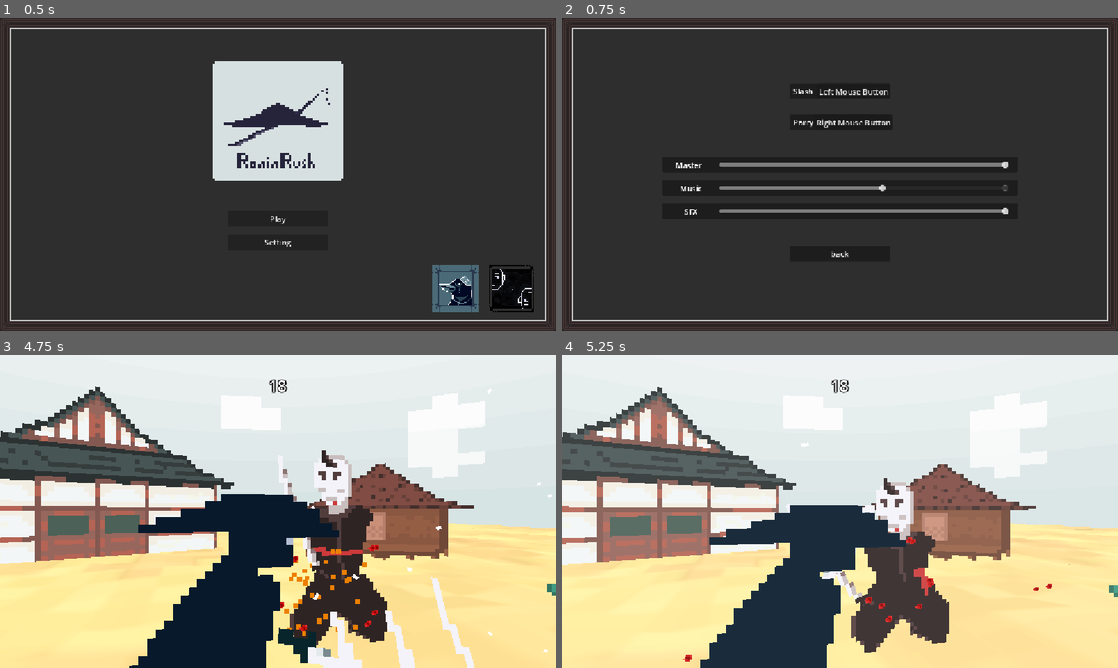
Above: before the commit, frames 1-4 (two rows, left to right).
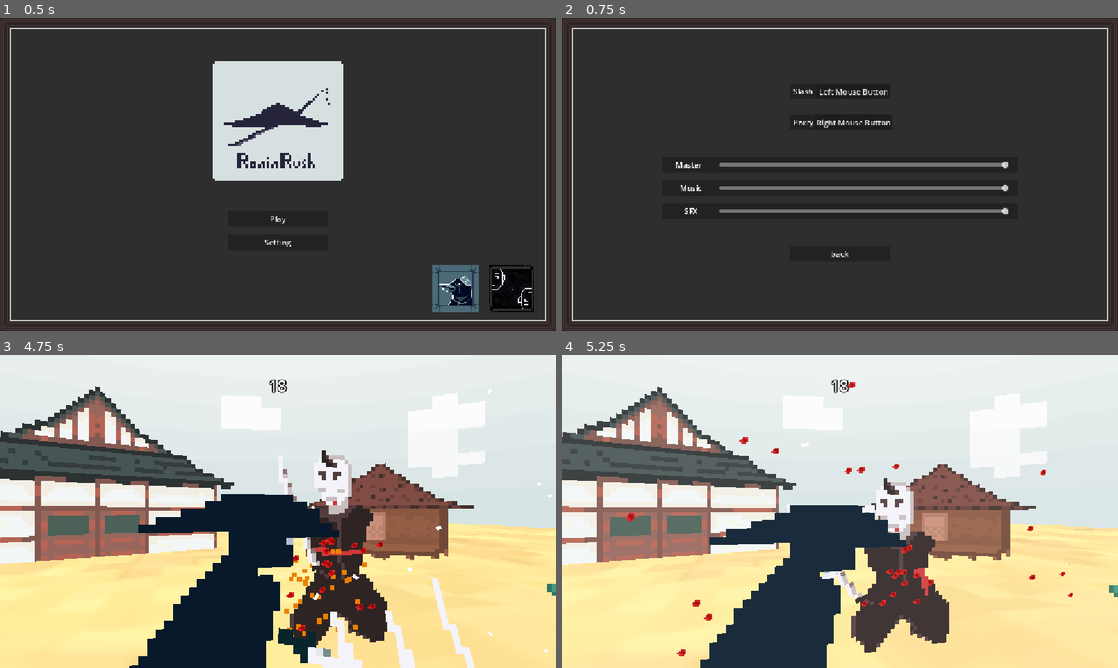
Above: after the commit, the same moments.

Repository: Natthapolmnc/Project-R
Game: Godot game, scene res://SCENES/main_menu/main_menu.tscn
Same seed, same stepped clock (60 frames per second), same inputs: the game is played once before the commit and once after it.
Inputs (mouse positions are in pixels of both pictures, inside the frame that each line leads up to):
- Up to frame 1 (0.5 s): no input
- Up to frame 2 (0.75 s): click "Setting" at 0.5 s
- Up to frame 3 (4.75 s): click "back" at 1.25 s; click "Play" at 2 s; tap Enter (ui_accept) at 2.75, 3.02, 3.5, 3.77, 4.25 s; move the mouse to (400, 495) at 2.77 s; right-click (400, 495) at 2.85 s; click (400, 495) at 3.05 s; move the mouse to (166, 527) at 3.52 s; click (166, 527) at 3.6 s; right-click (166, 527) at 3.8 s; move the mouse to (333, 442) at 4.27 s; right-click (333, 442) at 4.35 s; click (333, 442) at 4.55 s
- Up to frame 4 (5.25 s): move the mouse to (812, 574) at 5.02 s; click (812, 574) at 5.1 s

Frame 1 is identical in both runs. In frame 2, 0.3% of the frame differs, in the area x 20-81%, y 46-63%; in frame 3, 0.3%; in frame 4, 0.6%, in the area x 11-92%, y 8-98%.

Commit message:
quick fixes

Diff:
--- a/SCENES/setting/setting.tscn
+++ b/SCENES/setting/setting.tscn
@@ -114,7 +114,6 @@
 anchor_bottom = 1.0
 offset_left = 118.0
 offset_right = -18.0
-offset_bottom = 1.0
 grow_horizontal = 2
 grow_vertical = 2
 max_value = 1.5
@@ -127,7 +126,6 @@
 anchor_right = 1.0
 anchor_bottom = 1.0
 offset_right = -626.0
-offset_bottom = 1.0
 grow_horizontal = 2
 grow_vertical = 2
 size_flags_horizontal = 3
@@ -150,7 +148,6 @@
 anchor_bottom = 1.0
 offset_left = 118.0
 offset_right = -18.0
-offset_bottom = 1.0
 grow_horizontal = 2
 grow_vertical = 2
 max_value = 1.5
@@ -163,7 +160,6 @@
 anchor_right = 1.0
 anchor_bottom = 1.0
 offset_right = -618.0
-offset_bottom = 1.0
 grow_horizontal = 2
 grow_vertical = 2
 size_flags_horizontal = 3
@@ -186,7 +182,6 @@
 anchor_bottom = 1.0
 offset_left = 118.0
 offset_right = -18.0
-offset_bottom = 1.0
 grow_horizontal = 2
 grow_vertical = 2
 max_value = 1.5
@@ -199,198 +194,6 @@
 anchor_right = 1.0
 anchor_bottom = 1.0
 offset_right = -618.0
-offset_bottom = 1.0
-grow_horizontal = 2
-grow_vertical = 2
-size_flags_horizontal = 3
-size_flags_vertical = 5
-text = "SFX"
-horizontal_alignment = 1
-vertical_alignment = 1
-
-[node name="Back2" type="Button" parent="." unique_id=1999089185]
-offset_left = 472.0
-offset_top = 472.0
-offset_right = 680.0
-offset_bottom = 504.0
-text = "back"
-
-[node name="HBoxContainer3" type="Panel" parent="." unique_id=1680400658]
-anchors_preset = 15
-anchor_right = 1.0
-anchor_bottom = 1.0
-offset_left = 472.0
-offset_top = 136.0
-offset_right = 680.0
-offset_bottom = 168.0
-grow_horizontal = 2
-grow_vertical = 2
-size_flags_vertical = 3
-
-[node name="Slash" type="Label" parent="HBoxContainer3" unique_id=792949245]
-layout_mode = 1
-anchors_preset = 15
-anchor_right = 1.0
-anchor_bottom = 1.0
-offset_right = -152.0
-grow_horizontal = 2
-grow_vertical = 2
-size_flags_horizontal = 3
-size_flags_vertical = 5
-text = "Slash"
-horizontal_alignment = 1
-vertical_alignment = 1
-
-[node name="SlashKey" type="Button" parent="HBoxContainer3" unique_id=496301366]
-layout_mode = 1
-anchors_preset = 15
-anchor_right = 1.0
-anchor_bottom = 1.0
-offset_left = 56.0
-grow_horizontal = 2
-grow_vertical = 2
-size_flags_horizontal = 3
-size_flags_vertical = 5
-script = ExtResource("2_n5x7k")
-action_name = "slash"
-
-[node name="HBoxContainer4" type="Panel" parent="." unique_id=1259884497]
-anchors_preset = 15
-anchor_right = 1.0
-anchor_bottom = 1.0
-offset_left = 472.0
-offset_top = 200.0
-offset_right = 680.0
-offset_bottom = 232.0
-grow_horizontal = 2
-grow_vertical = 2
-size_flags_vertical = 3
-
-[node name="Parry" type="Label" parent="HBoxContainer4" unique_id=1122931930]
-layout_mode = 1
-anchors_preset = -1
-anchor_right = 1.0
-anchor_bottom = 1.0
-offset_right = -152.0
-size_flags_horizontal = 3
-size_flags_vertical = 5
-text = "Parry"
-horizontal_alignment = 1
-vertical_alignment = 1
-
-[node name="ParryKey" type="Button" parent="HBoxContainer4" unique_id=1670075732]
-layout_mode = 1
-anchors_preset = 15
-anchor_right = 1.0
-anchor_bottom = 1.0
-offset_left = 56.0
-grow_horizontal = 2
-grow_vertical = 2
-size_flags_horizontal = 3
-size_flags_vertical = 5
-script = ExtResource("2_n5x7k")
-action_name = "parry"
-
-[node name="Panel4" type="Panel" parent="." unique_id=245499023]
-offset_left = 208.0
-offset_top = 288.0
-offset_right = 944.0
-offset_bottom = 320.0
-
-[node name="MaxterSlider" type="HSlider" parent="Panel4" unique_id=165560618]
-custom_minimum_size = Vector2(600, 0)
-layout_mode = 1
-anchors_preset = 15
-anchor_right = 1.0
-anchor_bottom = 1.0
-offset_left = 118.0
-offset_right = -18.0
-offset_bottom = 1.0
-grow_horizontal = 2
-grow_vertical = 2
-max_value = 1.5
-step = 0.001
-value = 1.5
-
-[node name="Master" type="Label" parent="Panel4" unique_id=744325482]
-layout_mode = 1
-anchors_preset = 15
-anchor_right = 1.0
-anchor_bottom = 1.0
-offset_right = -626.0
-offset_bottom = 1.0
-grow_horizontal = 2
-grow_vertical = 2
-size_flags_horizontal = 3
-size_flags_vertical = 5
-text = "Master"
-horizontal_alignment = 1
-vertical_alignment = 1
-
-[node name="Panel5" type="Panel" parent="." unique_id=1477435429]
-offset_left = 208.0
-offset_top = 336.0
-offset_right = 944.0
-offset_bottom = 368.0
-
-[node name="MusicSlider" type="HSlider" parent="Panel5" unique_id=715202451]
-custom_minimum_size = Vector2(600, 0)
-layout_mode = 1
-anchors_preset = 15
-anchor_right = 1.0
-anchor_bottom = 1.0
-offset_left = 118.0
-offset_right = -18.0
-offset_bottom = 1.0
-grow_horizontal = 2
-grow_vertical = 2
-max_value = 1.5
-step = 0.001
-value = 0.85
-
-[node name="Music" type="Label" parent="Panel5" unique_id=1274089555]
-layout_mode = 1
-anchors_preset = 15
-anchor_right = 1.0
-anchor_bottom = 1.0
-offset_right = -618.0
-offset_bottom = 1.0
-grow_horizontal = 2
-grow_vertical = 2
-size_flags_horizontal = 3
-size_flags_vertical = 5
-text = "Music"
-horizontal_alignment = 1
-vertical_alignment = 1
-
-[node name="Panel6" type="Panel" parent="." unique_id=1120500818]
-offset_left = 208.0
-offset_top = 384.0
-offset_right = 944.0
-offset_bottom = 416.0
-
-[node name="SFXSlider" type="HSlider" parent="Panel6" unique_id=2094282609]
-custom_minimum_size = Vector2(600, 0)
-layout_mode = 1
-anchors_preset = 15
-anchor_right = 1.0
-anchor_bottom = 1.0
-offset_left = 118.0
-offset_right = -18.0
-offset_bottom = 1.0
-grow_horizontal = 2
-grow_vertical = 2
-max_value = 1.5
-step = 0.001
-value = 1.5
-
-[node name="SFX" type="Label" parent="Panel6" unique_id=1634987590]
-layout_mode = 1
-anchors_preset = 15
-anchor_right = 1.0
-anchor_bottom = 1.0
-offset_right = -618.0
-offset_bottom = 1.0
 grow_horizontal = 2
 grow_vertical = 2
 size_flags_horizontal = 3
@@ -403,7 +206,3 @@
 [connection signal="value_changed" from="Panel/MaxterSlider" to="." method="_on_maxter_slider_value_changed"]
 [connection signal="value_changed" from="Panel2/MusicSlider" to="." method="_on_music_slider_value_changed"]
 [connection signal="value_changed" from="Panel3/SFXSlider" to="." method="_on_sfx_slider_value_changed"]
-[connection signal="pressed" from="Back2" to="." method="on_back_button_pressed"]
-[connection signal="value_changed" from="Panel4/MaxterSlider" to="." method="_on_maxter_slider_value_changed"]
-[connection signal="value_changed" from="Panel5/MusicSlider" to="." method="_on_music_slider_value_changed"]
-[connection signal="value_changed" from="Panel6/SFXSlider" to="." method="_on_sfx_slider_value_changed"]
--- a/scripts/combat_sfx/particle_scenes/enemy_gore.tscn
+++ b/scripts/combat_sfx/particle_scenes/enemy_gore.tscn
@@ -7,7 +7,7 @@
 particle_flag_disable_z = true
 spread = 180.0
 initial_velocity_min = 5.0
-initial_velocity_max = 7.0
+initial_velocity_max = 9.0
 anim_offset_max = 1.0
 sub_emitter_mode = 1
 sub_emitter_frequency = 30.0
@@ -27,7 +27,9 @@
 
 [node name="EnemyGore" type="GPUParticles3D" unique_id=1537551376]
 emitting = false
-explosiveness = 1.0
+amount = 28
+one_shot = true
+explosiveness = 0.77
 transform_align = 4
 transform_align_axis = 1
 process_material = SubResource("ParticleProcessMaterial_li3k3")
Not shown, added: exports/web/20-sec-ronin.apple-touch-icon.png.import
Not shown, added: exports/web/20-sec-ronin.icon.png.import
Not shown, added: exports/web/20-sec-ronin.png.import
